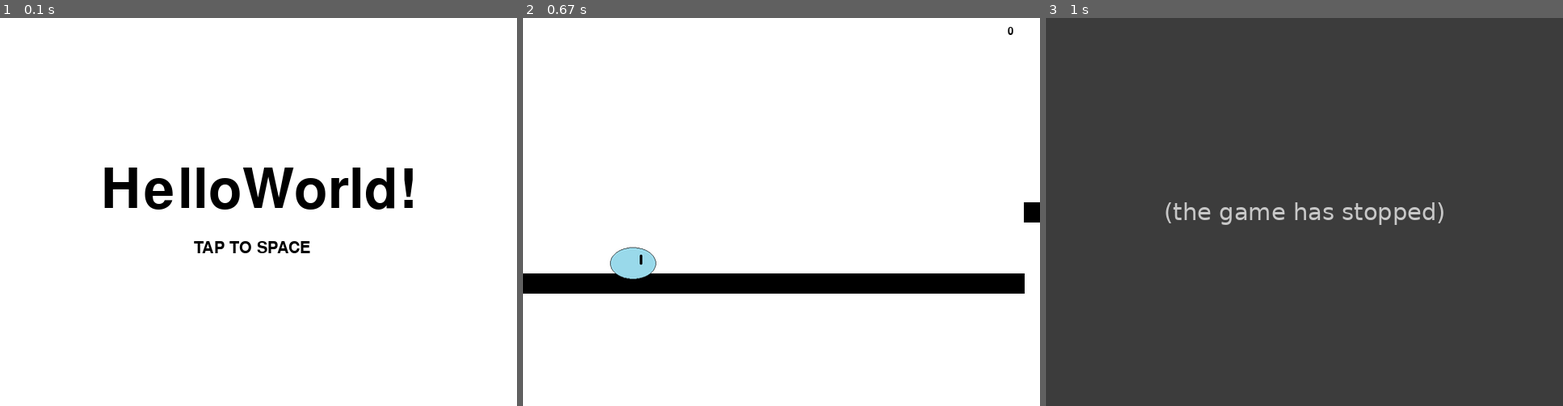
Above: before the commit, frames 1-3 (left to right).
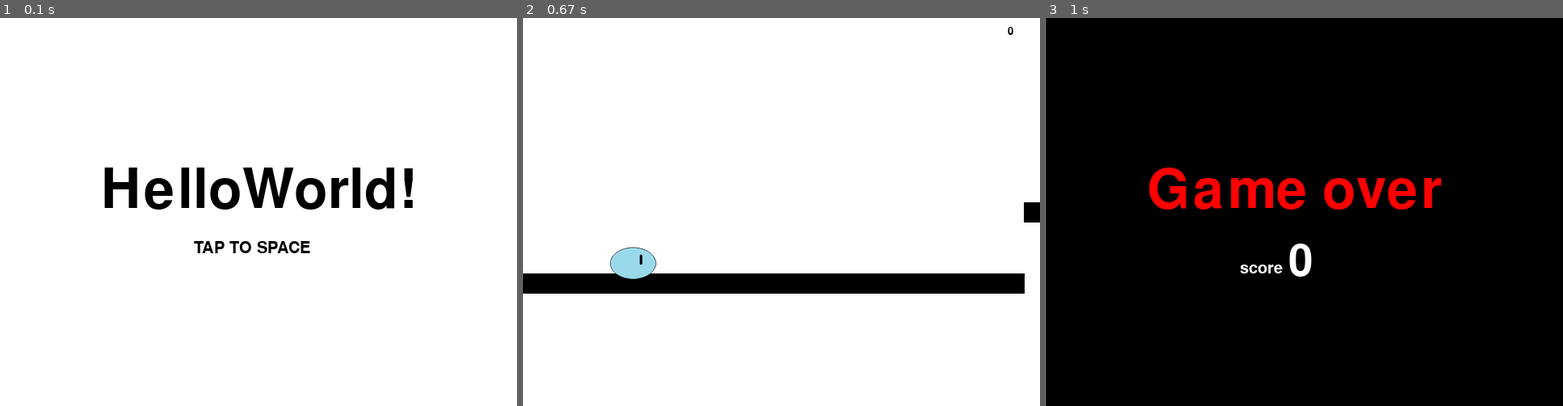
Above: after the commit, the same moments.

Repository: RENNKA08/python_pygame_HelloWorld-
Game: pygame game, started from mygame.py
Two runs of this game, one before a commit and one after it. Both use one fixed random seed, a clock stepped at 60 frames per second and the inputs below.
Inputs:
- Up to frame 1 (0.1 s): no input
- Up to frame 2 (0.67 s): tap Space at 0.33 s
- Up to frame 3 (1 s): hold Up from 0.67 s (still down); tap Space at 0.73 s

Frames 1-2 are identical in both runs. In frame 3, 100% of the frame differs, in the area x 0-100%, y 0-100%.
Before the commit the program exited at 0.67 s; later frames show no game.

Commit message:
でけた

Diff:
--- a/mygame.py
+++ b/mygame.py
@@ -29,10 +29,13 @@
 sysfont = pygame.font.SysFont(None, 100)
 sysfont1 = pygame.font.SysFont(None, 30)
 sysfont2 = pygame.font.SysFont(None, 20)
+sysfont3 = pygame.font.SysFont(None, 80)
 
 # テキストを描画したSurfaceを作成
 title = sysfont.render("HelloWorld!", True, (0, 0, 0))
 start = sysfont1.render("TAP TO SPACE", True, (0, 0, 0))
+end = sysfont.render("Game over", True, (255, 0, 0))
+score = sysfont1.render("score", True, (255, 255, 255))
 
 # イメージを用意
 playerImg = pygame.image.load("sraim_alpha.png").convert_alpha()
@@ -155,5 +158,28 @@
         if event.type == KEYDOWN:  # 終了イベント
             if event.key == K_ESCAPE:
                 sys.exit()
-        if flag_finish:
+    if flag_finish:
+        break
+
+while True:
+    screen.fill((0, 0, 0))   # 画面を黒色で塗りつぶす
+
+    load_length1 = sysfont3.render(format(int(time / 100)), True, (255, 255, 255))
+
+    # テキストを描画する
+    screen.blit(end, (125, 180))
+    screen.blit(score, (240, 300))
+    screen.blit(load_length1, (300, 275))
+
+    pygame.display.update()
+
+    for event in pygame.event.get():
+        if event.type == QUIT:
             sys.exit()
+        if event.type == KEYDOWN:  # 終了イベント
+            if event.key == K_ESCAPE:
+                sys.exit()
+        if event.type == KEYDOWN:
+            if event.key == K_SPACE:
+                flag = True
+                break
